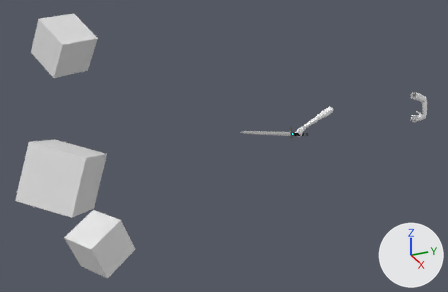
Renders of the Blender file ArmingSwordRig.blend from each side of a commit.
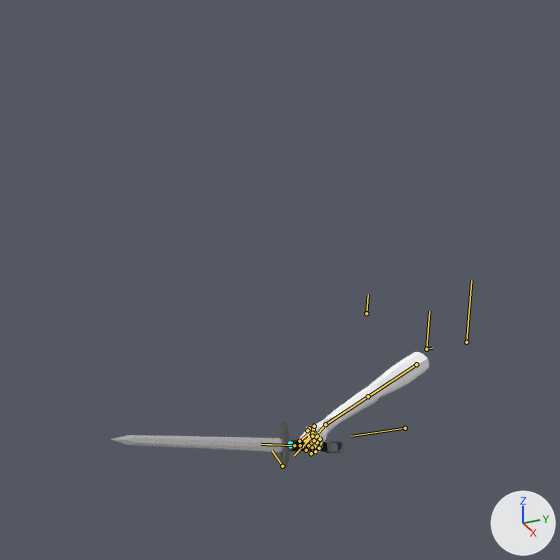
There are two pictures of each version: one whole from a camera (50 mm lens) standing at (25.48, -17.71, 11.6) and looking at (0.39, -6.42, -0.94), one close up on the part from 46% to 83% of the width and 1% to 57% of the height. Arrows for +X, +Y and +Z are at lower right; the lights stay in place. Both versions are drawn at frame 8 of the action 'Swing1'; the numbers are the values there. The bones that bend it are drawn over the model as lines in the close-ups.

Names of what the first close-up shows: 'ArmingSword', 'Hands'.
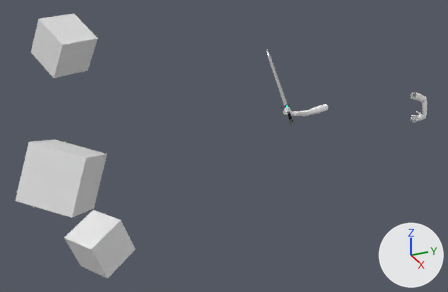
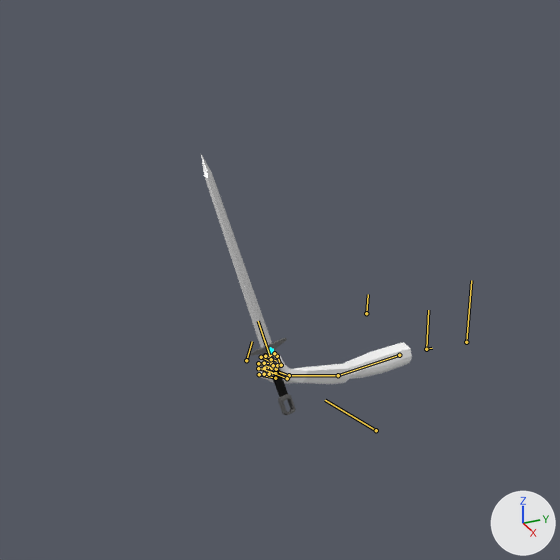
Boxes (x1, y1, x2, y2) around the edits, measured in the close-ups (560 x 560 px):
'Hands', posed
    before: (299, 352, 429, 455)
    after: (257, 342, 412, 384)
'ArmingSword', posed (59% narrower, 457% taller)
    before: (111, 422, 344, 468)
    after: (201, 154, 296, 415)
bone 'Arm.R', root to tip
    before: (416, 364) to (368, 396)
    after: (399, 355) to (338, 375)
bone 'Hand.R', root to tip
    before: (312, 436) to (294, 455)
    after: (287, 378) to (261, 368)
bone 'Controller', root to tip
    before: (405, 428) to (351, 436)
    after: (376, 430) to (325, 400)
bone 'Sword', root to tip
    before: (300, 445) to (266, 444)
    after: (273, 365) to (260, 327)

The edits, one by one:
Bone 'Arm.R' (bone_arm_r) moves from (0.567, 1.38, -0.172) to (0.373, 1.711, -0.183).
Bone 'Hand.R' (bone_hand_r) moves from (-0.749, -0.149, -0.168) to (-0.749, -0.212, -0.247).
Bone 'Hand.R' (bone_hand_r) turns from (141, -1, -3) to (129, -1, -3) degrees about its own x, y and z.
Bone 'Controller' (bone_controller) moves from (-0.024, 0.381, -0.443) to (-0.02, 0.427, 0.091).
Bone 'Controller' (bone_controller) turns from (88, 3, 28) to (53, 3, 28) degrees about its own x, y and z.
Bone 'Sword' (bone_sword) moves from (0.124, 0.223, 0.031) to (0.034, 0.239, -0.038).
Bone 'Sword' (bone_sword) turns from (-8, -3, -5) to (-40, -4, -4) degrees about its own x, y and z.
